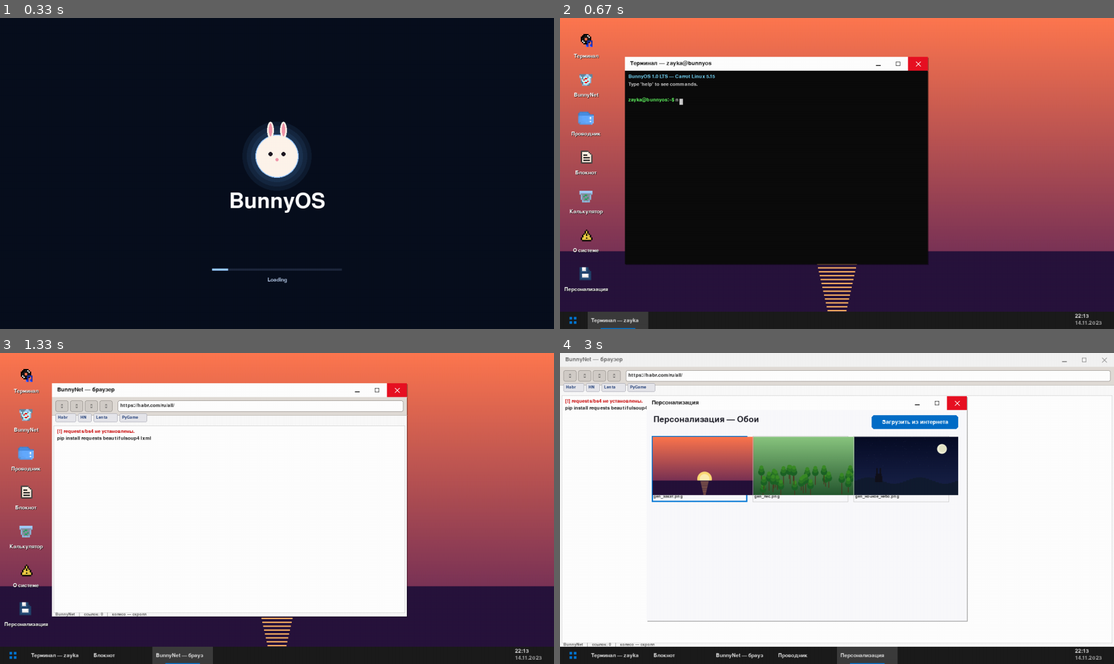
Above: before the commit, frames 1-4 (two rows, left to right).
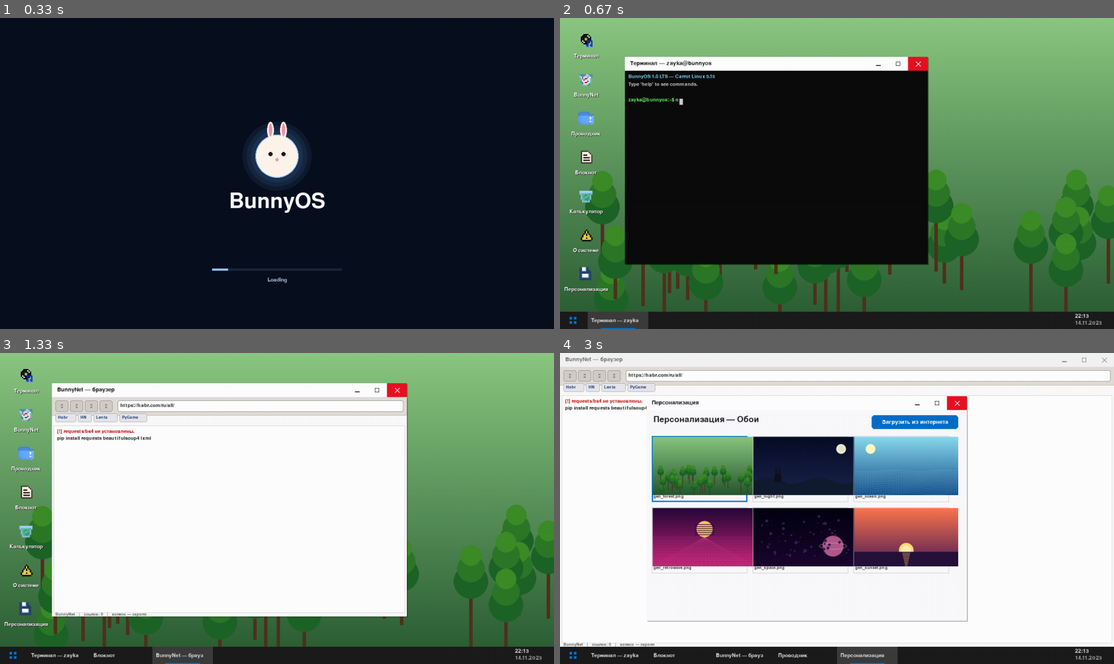
Above: after the commit, the same moments.

Repository: Folombas/PyGame2026
Game: pygame game, started from BunnyOS/main.py
The game is run twice, just before and just after one commit, with the same random seed, the same clock (stepped at 60 frames per second) and the same inputs.
Inputs (mouse positions are in pixels of both pictures, inside the frame that each line leads up to):
- Up to frame 1 (0.33 s): no input
- Up to frame 2 (0.67 s): type "ann" at 0.33 s
- Up to frame 3 (1.33 s): tap Enter at 0.67 s; press the mouse at (27, 496) at 0.92 s; move the mouse to (210, 480) at 1.02 s; release the mouse at (393, 468) at 1.15 s; press the mouse at (27, 415) at 1.25 s
- Up to frame 4 (3 s): move the mouse to (670, 430) at 1.35 s; release the mouse at (759, 443) at 1.48 s; press the mouse at (936, 390) at 1.58 s; move the mouse to (870, 455) at 1.68 s; release the mouse at (803, 524) at 1.82 s; click (571, 654) at 1.93 s; click (704, 508) at 2.27 s; click (587, 452) at 2.6 s; press the mouse at (587, 608) at 2.92 s

Frame 1 is identical in both runs. In frame 2, 57% of the frame differs, in the area x 0-100%, y 0-95%; in frame 3, 46%; in frame 4, 21%.

Commit message:
Fix procedural wallpapers: rng in wp_space, English filenames

Diff:
--- a/BunnyOS/wallpapers_gen.py
+++ b/BunnyOS/wallpapers_gen.py
@@ -93,6 +93,8 @@
 
 def wp_space():
     """4. Космос."""
+    import random as _r
+    rng = _r.Random(99)
     s = pygame.Surface((WIDTH, HEIGHT))
     _gradient(s, (5, 5, 20), (30, 10, 50))
     _stars(s, 250, 3)
@@ -144,24 +146,23 @@
     return s
 
 
-GENERATORS = {
-    "Ночное небо": wp_night,
-    "Закат":       wp_sunset,
-    "Лес":         wp_forest,
-    "Космос":      wp_space,
-    "Океан":       wp_ocean,
-    "Ретро-волна": wp_retrowave,
-}
+GENERATORS = [
+    ("Ночное небо", "night",     wp_night),
+    ("Закат",       "sunset",    wp_sunset),
+    ("Лес",         "forest",    wp_forest),
+    ("Космос",      "space",     wp_space),
+    ("Океан",       "ocean",     wp_ocean),
+    ("Ретро-волна", "retrowave", wp_retrowave),
+]
 
 
 def generate_all(out_dir="assets/wallpapers"):
     """Генерирует все обои и сохраняет в out_dir."""
     import os
     os.makedirs(out_dir, exist_ok=True)
-    for name, fn in GENERATORS.items():
+    for name, fname, fn in GENERATORS:
         surf = fn()
-        safe = name.lower().replace(" ", "_").replace("-", "_")
-        path = os.path.join(out_dir, f"gen_{safe}.png")
+        path = os.path.join(out_dir, f"gen_{fname}.png")
         pygame.image.save(surf, path)
         print(f"  ✓ {path}")
     return len(GENERATORS)
Renamed: BunnyOS/assets/wallpapers/gen_лес.png -> BunnyOS/assets/wallpapers/gen_forest.png
Renamed: BunnyOS/assets/wallpapers/gen_ночное_небо.png -> BunnyOS/assets/wallpapers/gen_night.png
Binary file added: BunnyOS/assets/wallpapers/gen_ocean.png
Binary file added: BunnyOS/assets/wallpapers/gen_retrowave.png
Binary file added: BunnyOS/assets/wallpapers/gen_space.png
Renamed: BunnyOS/assets/wallpapers/gen_закат.png -> BunnyOS/assets/wallpapers/gen_sunset.png
